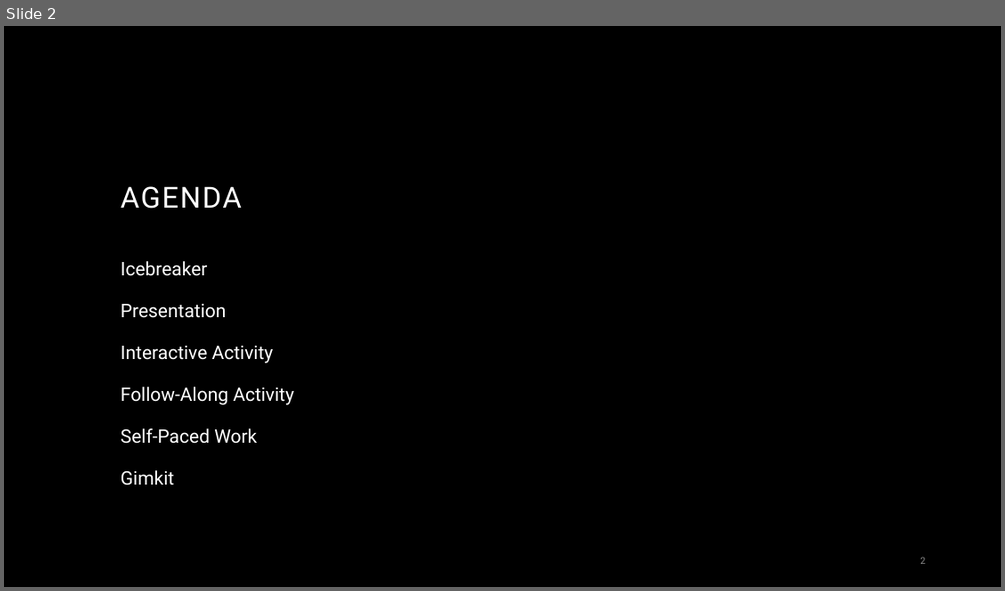
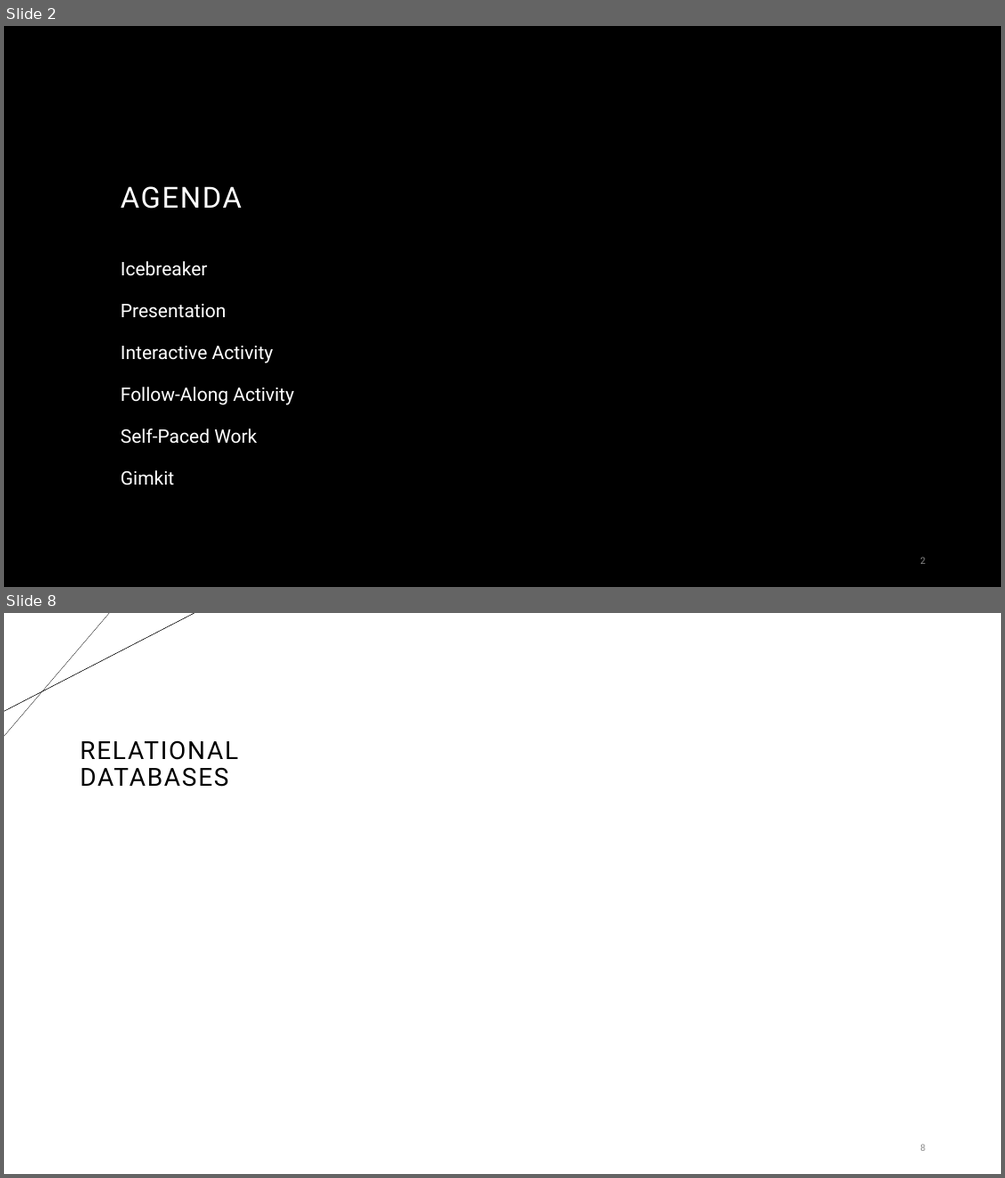
Before and after one commit to hytechcamps/databases, a slide deck: Databases.pptx. Shown one above the other, each under a label of ours: slide 2 before the commit, slides 2 and 8 after it; the slides between them are not shown. The pictures are 1005x591 and 1005x1178 pixels, drawn with LibreOffice and Linux fonts; fonts in the diff are those of the drawing; background and template pictures are left out. Boxes give left, top, right and bottom in pixels: in the first picture for what was removed or moved away, otherwise in the second. Text is boxed around its words. In the diff, an @@ line names an element or a change of style, - is before the commit and + after.

```diff
--- a/Databases.pptx
+++ b/Databases.pptx
@@ slide 8 added at box(4, 613, 1001, 1174), background #FFFFFF @@
@@ line added from (109, 613) to (4, 737), #000000 0.25 pt @@
@@ line added from (194, 613) to (4, 711), #000000 0.5 pt @@
@@ title added at box(80, 740, 238, 787), 24 pt, text #000000 @@
+RELATIONAL DATABASES
@@ page number added at box(920, 1143, 925, 1151), 9 pt, text #8C8C8C @@
+8
```
Also in this commit, not shown: 2 slides changed, 9 other slides added, 9 slides removed, 33 other files.
